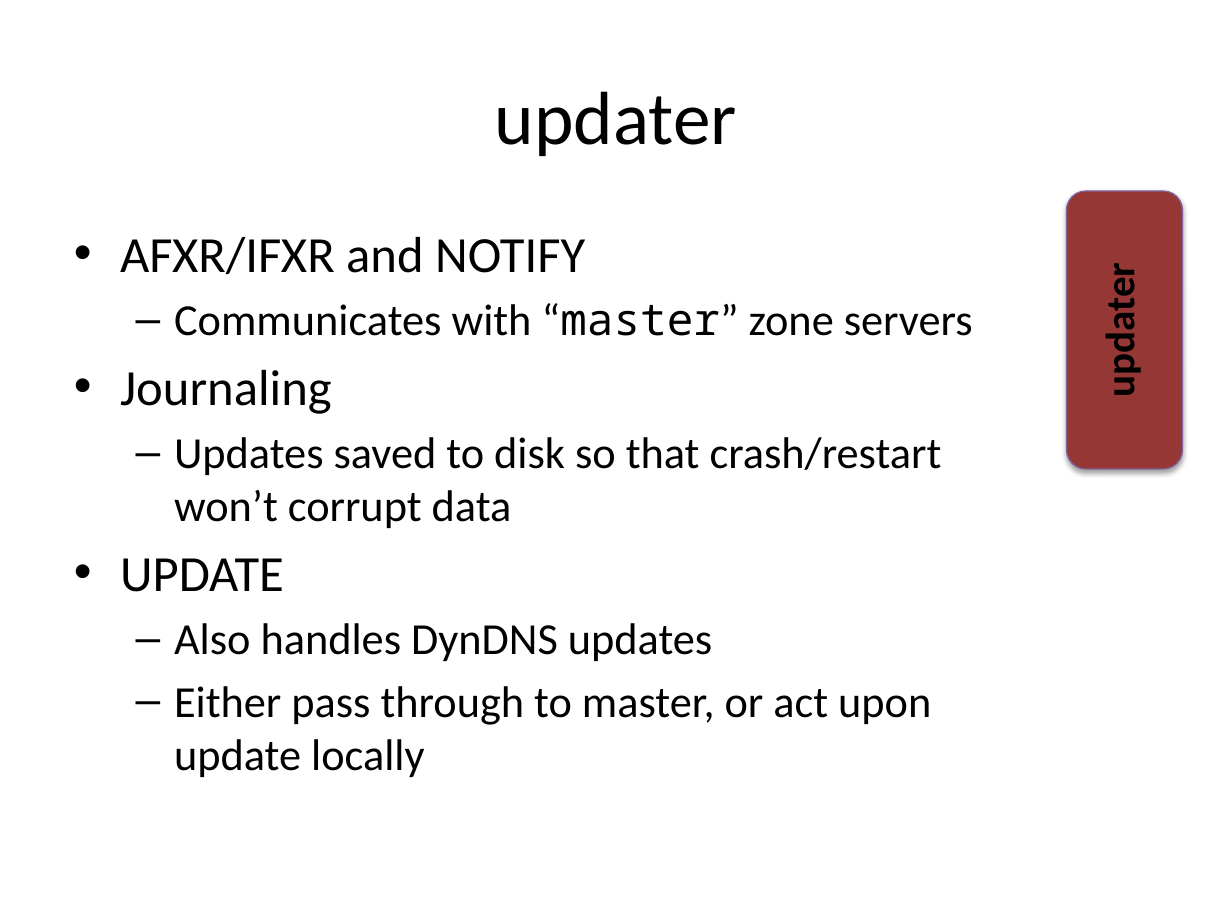
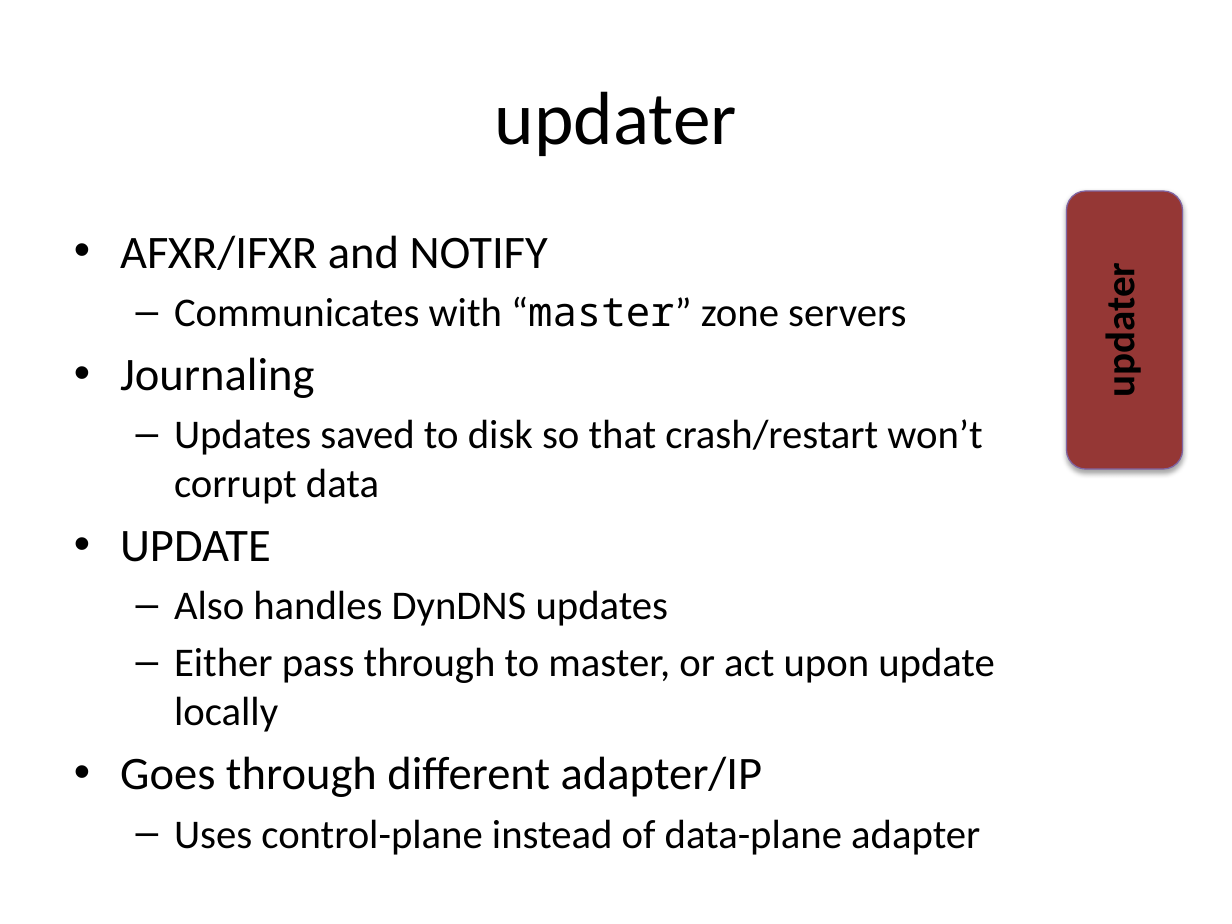
Before and after one commit to robertdavidgraham/robdns, a slide deck: slide 29 of doc/high-level-design.pptx (slide 10 before the commit). Drawn at 1232x924 pixels with LibreOffice and Linux fonts; fonts in the diff are those of the drawing. Boxes give left, top, right and bottom in pixels: in the first picture for what was removed or moved away, otherwise in the second. Text is boxed around its words. In the diff, an @@ line names an element or a change of style, - is before the commit and + after.

```diff
--- a/doc/high-level-design.pptx
+++ b/doc/high-level-design.pptx
@@ text at [120, 235, 995, 732]: size 29.6 to 27.2 pt in "AFXR/IFXR and NOTIFY", "Journaling", "UPDATE"; size 25.9 to 23.8 pt in "Communicates with “master” zone servers", "Updates saved to disk so that crash/restart ...", "Also handles DynDNS updates", "Either pass through to master, or act ..." @@
@@ text at [120, 756, 980, 855]: paragraphs added @@
+• Goes through different adapter/IP
+  – Uses control-plane instead of data-plane adapter
```
Also in this commit, not shown: 7 other slides changed, 20 slides added, 16 other files.
